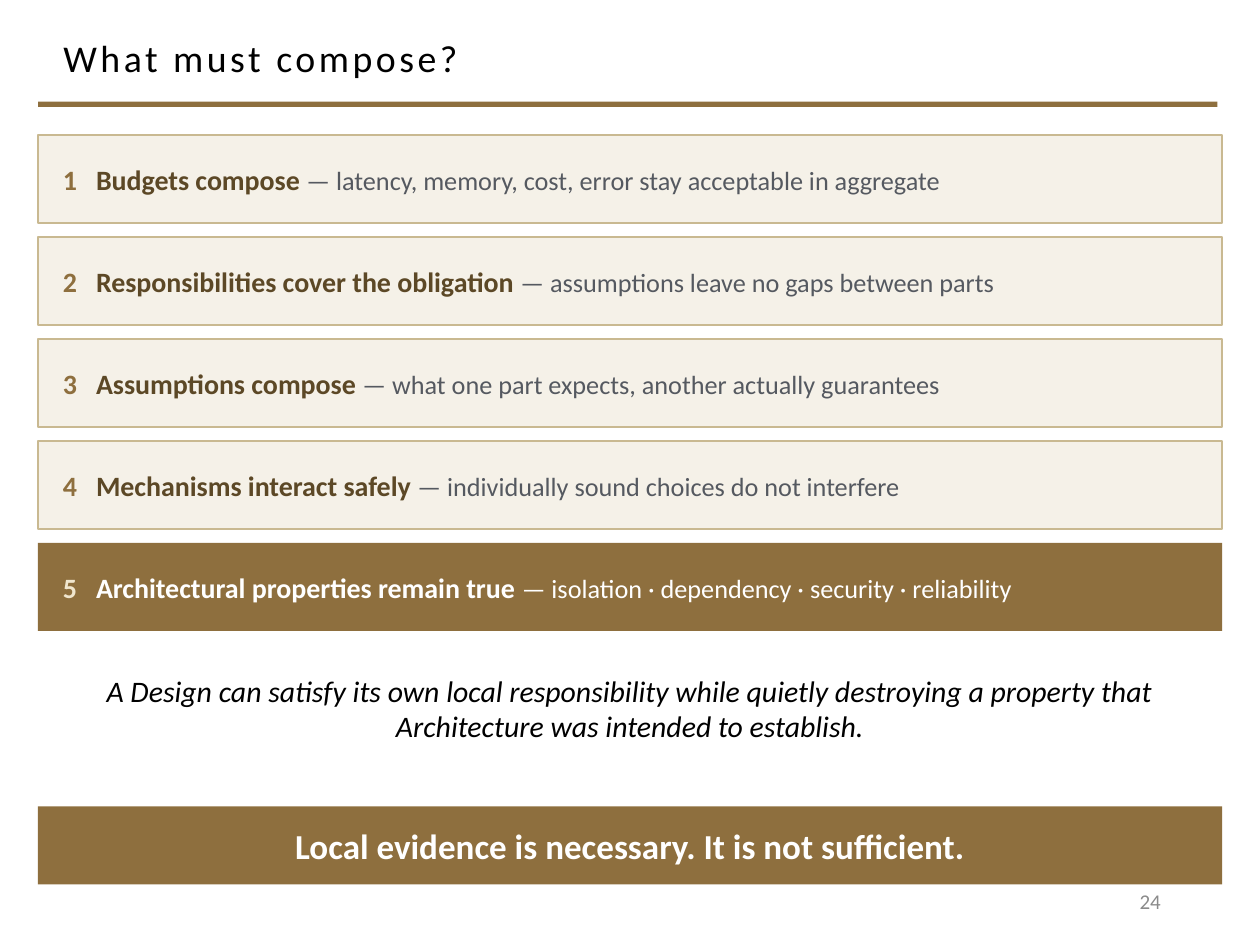
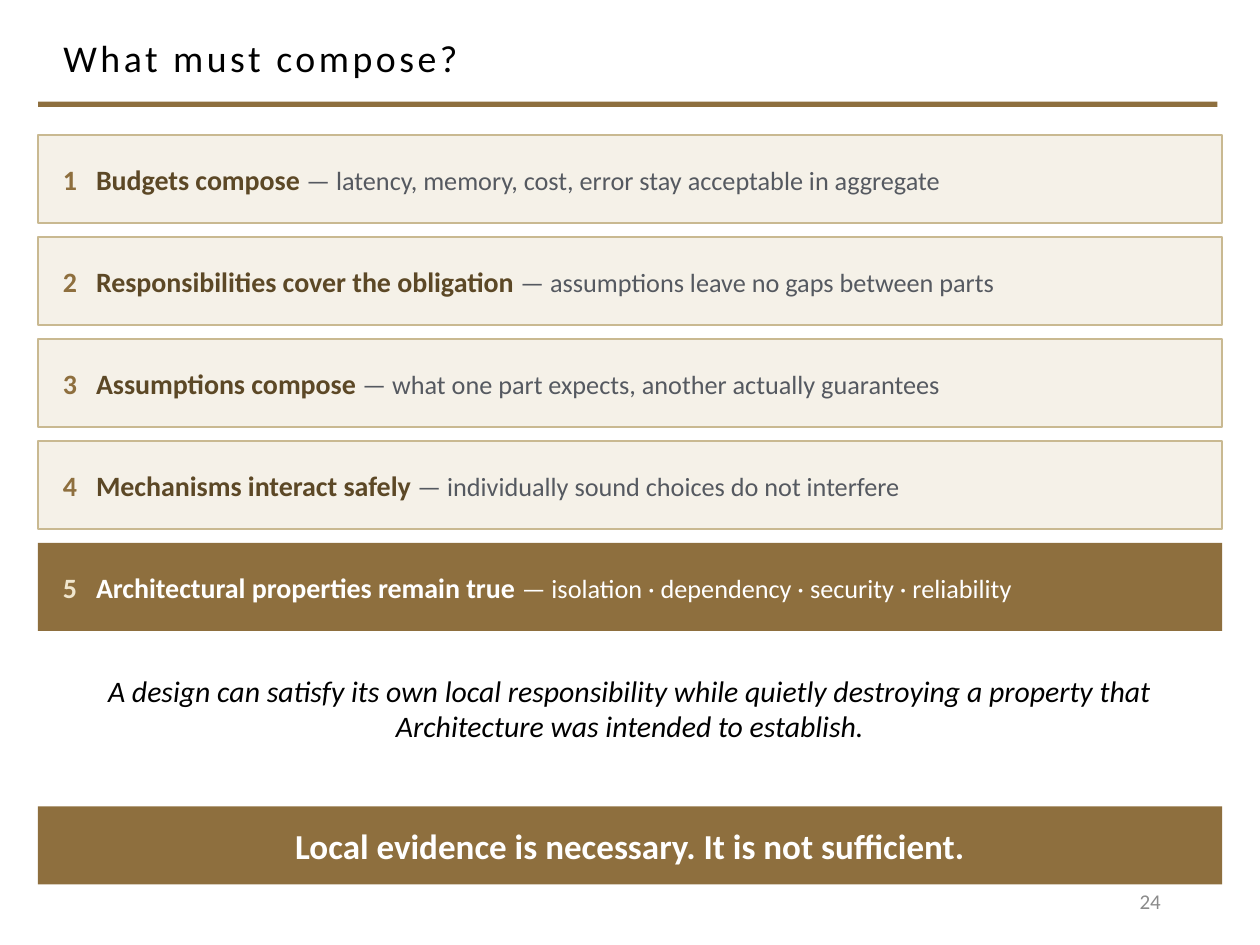
Before and after one commit to davisjam/model-based-agentic-software-engineering, a slide deck: slide 24 of course/lectures/act-1-foundations/07-design/1-7-Design.pptx. Drawn at 1260x945 pixels with LibreOffice and Linux fonts; fonts in the diff are those of the drawing; background and template pictures are left out. Boxes give left, top, right and bottom in pixels: in the first picture for what was removed or moved away, otherwise in the second. Text is boxed around its words. In the diff, an @@ line names an element or a change of style, - is before the commit and + after.

```diff
--- a/course/lectures/act-1-foundations/07-design/1-7-Design.pptx
+++ b/course/lectures/act-1-foundations/07-design/1-7-Design.pptx
@@ text at (108,681,1151,738): text changed @@
-A Design can satisfy its own local responsibility while quietly destroying a property that Architecture was intended to establish.
+A design can satisfy its own local responsibility while quietly destroying a property that Architecture was intended to establish.
```
Also in this commit, not shown: 2 other slides changed, 1 slide added, 1 slide removed.
